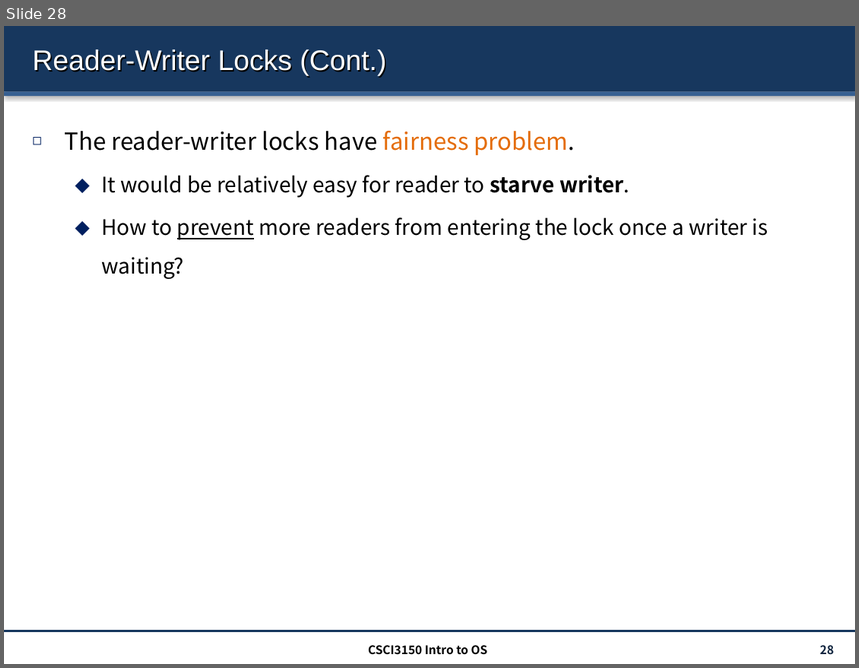
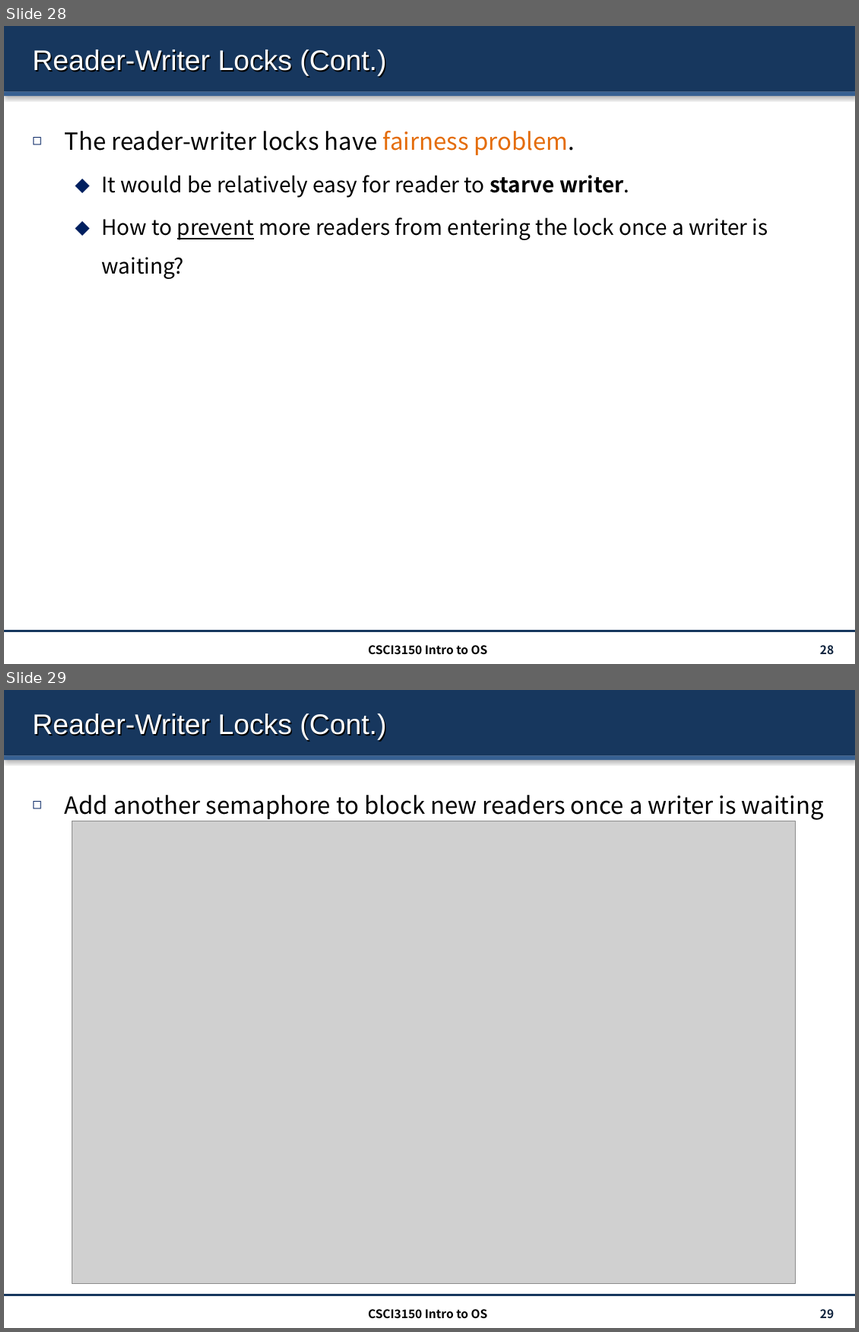
Before and after one commit to henryhxu/CSCI3150, a slide deck: lectures/lec7_sema.pptx. Shown one above the other, each under a label of ours: slide 28 before the commit, slides 28 and 29 after it. The pictures are 859x668 and 859x1332 pixels, drawn with LibreOffice and Linux fonts; fonts in the diff are those of the drawing; grey boxes stand for pictures. Boxes give left, top, right and bottom in pixels: in the first picture for what was removed or moved away, otherwise in the second. Text is boxed around its words. In the diff, an @@ line names an element or a change of style, - is before the commit and + after.

```diff
--- a/lectures/lec7_sema.pptx
+++ b/lectures/lec7_sema.pptx
@@ slide 29 added at (x1=4, y1=690, x2=855, y2=1328), background #FFFFFF; not listed: 3 template elements that a slide beside it also shows @@
@@ title added at (x1=32, y1=714, x2=386, y2=740), 24 pt, text #FFFFFF @@
+Reader-Writer Locks (Cont.)
@@ text added at (x1=64, y1=795, x2=824, y2=820), 20 pt, text #000000 @@
+◻ Add another semaphore to block new readers once a writer is waiting
@@ picture added at (x1=72, y1=821, x2=796, y2=1284) @@
@@ text added at (x1=368, y1=1309, x2=488, y2=1319), 10 pt, text #000000, bold @@
+CSCI3150 Intro to OS
@@ page number added at (x1=820, y1=1309, x2=834, y2=1319), 10 pt, text #0F243E, bold @@
+29
```
Also in this commit, not shown: 1 slide changed, 3 other slides added.
